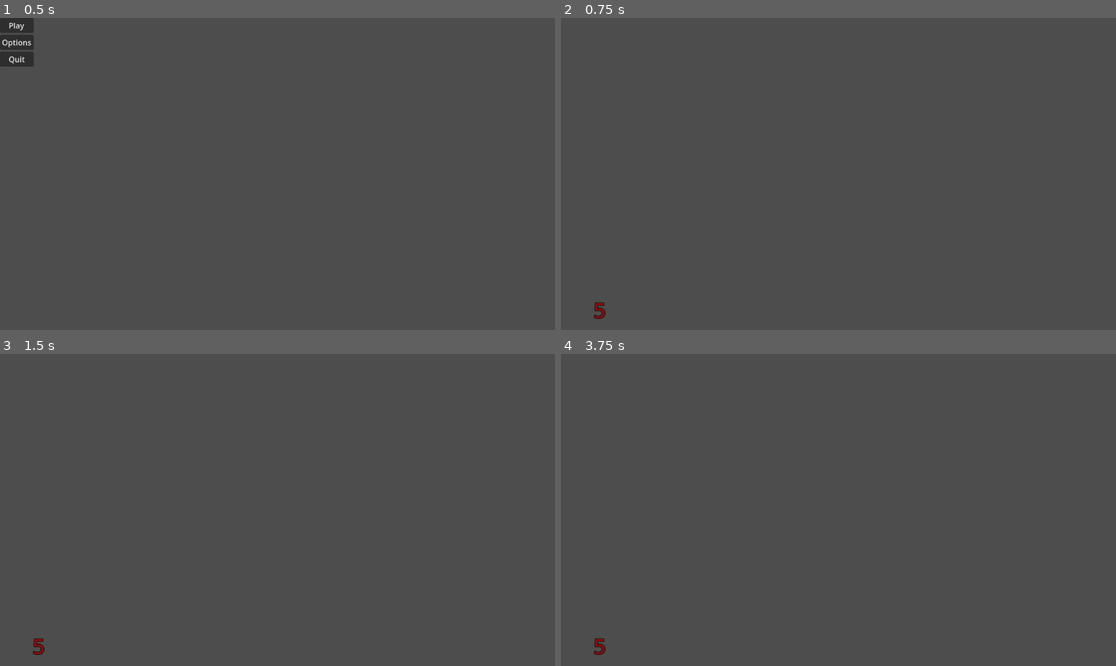
Above: before the commit, frames 1-4 (two rows, left to right).
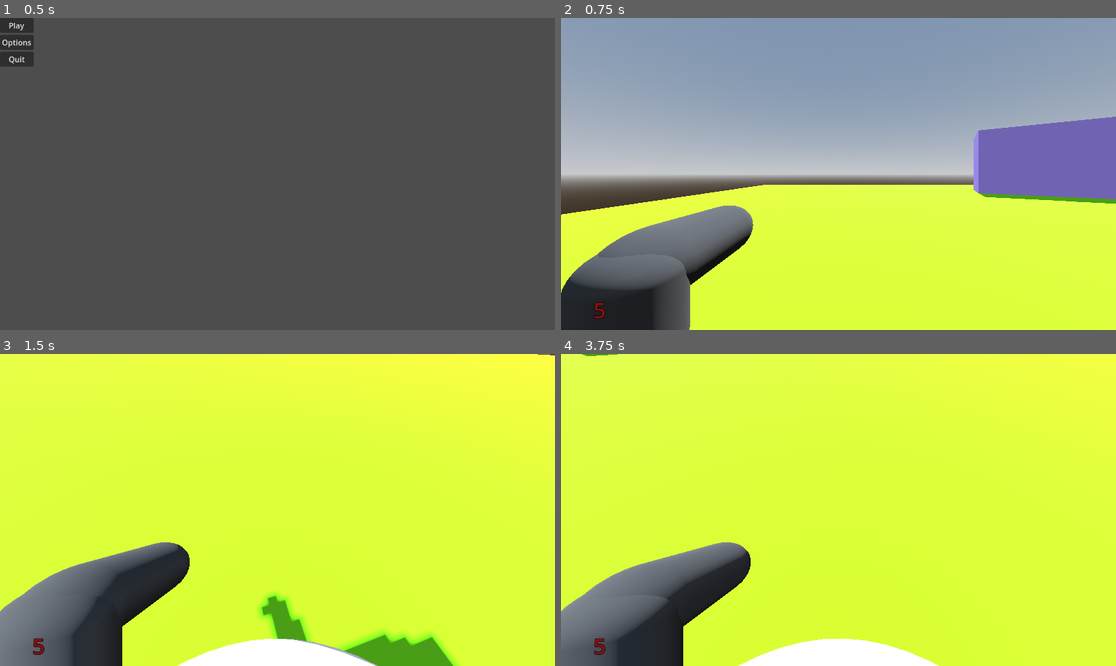
Above: after the commit, the same moments.

Repository: covmoore/potions_and_arsenals
Game: Godot game, scene res://scenes/MainMenu.tscn
The game is run twice, just before and just after one commit, with the same random seed, the same clock (stepped at 60 frames per second) and the same inputs.
Inputs (mouse positions are in pixels of both pictures, inside the frame that each line leads up to):
- Up to frame 1 (0.5 s): no input
- Up to frame 2 (0.75 s): click "Play" at 0.5 s
- Up to frame 3 (1.5 s): tap Enter at 1.25 s; move the mouse to (399, 494) at 1.27 s; hold D (move_right) from 1.28 s (still down); tap V at 1.35 s; click (399, 494) at 1.42 s
- Up to frame 4 (3.75 s): tap Space (jump) at 1.52, 2.27, 2.75 s; move the mouse to (727, 525) at 2.02 s; release D (move_right) at 2.03 s; hold S (move_backwards) 2.03-2.78 s; click (727, 525) at 2.1 s; tap V at 2.3, 2.85, 3.6 s; move the mouse to (894, 441) at 2.77 s; hold D (move_right) 2.78-3.53 s; click (894, 441) at 2.92 s; move the mouse to (810, 572) at 3.52 s; hold W (move_forward) from 3.53 s (still down); click (810, 572) at 3.67 s

Frame 1 is identical in both runs. In frame 2, 97% of the frame differs, in the area x 0-100%, y 0-100%; in frame 3, 98%; in frame 4, 98%.
Error before the commit: Parse Error: Identifier "player_instance" not declared in the current scope. (res://scenes/world.gd:18)
Error after the commit: Invalid assignment of property or key 'visible' with value of type 'bool' on a base object of type 'null instance'. (res://UI/PlayerUI.gd:10)

Commit message:
enemies now spawn over time in spawn areas

Diff:
--- a/UI/PlayerUI.gd
+++ b/UI/PlayerUI.gd
@@ -14,24 +14,5 @@
 func _on_player_player_died():
 	game_over_text.visible = true
 
-func _on_player_player_hit(dmg):
-	health_text.text = "%1d" % dmg
-
-func _input(event):
-	if event is InputEventKey:
-		if event.pressed and event.physical_keycode == KEY_V and (player.current_state == player.PLAYER_STATE.ACTIVE
-																or player.current_state == player.PLAYER_STATE.INVENTORY):
-			inventory_ui.visible = not inventory_ui.visible
-			#show the cursor if not shown
-			if inventory_ui.visible:
-				player.current_state = player.PLAYER_STATE.INVENTORY
-				Input.set_mouse_mode(Input.MOUSE_MODE_VISIBLE)
-			else:
-				player.current_state = player.PLAYER_STATE.ACTIVE
-				Input.set_mouse_mode(Input.MOUSE_MODE_CAPTURED)
-
-
-func _on_world_player_created(player_path):
-	player = get_node(player_path)
-	player.connect("player_hit", _on_player_player_hit)
-	player.connect("player_died", _on_player_player_died)
+func _on_player_player_hit(health):
+	health_text.text = "%1d" % health
--- a/model_scenes/enemy.gd
+++ b/model_scenes/enemy.gd
@@ -12,8 +12,6 @@
 @onready var collider = $CollisionShape3D
 @onready var world = $".."
 
-signal enemy_died
-
 func _ready():
 	pass
 
@@ -26,6 +24,7 @@
 		velocity = (next_nav_point - global_transform.origin).normalized() * SPEED
 		move_and_slide()
 		if _target_in_range():
+			print("IS IN RANGE")
 			var current_time = Time.get_ticks_msec()
 			if abs(current_time - last_attacked) > HIT_SPEED:
 				player.hit(1)
@@ -41,6 +40,5 @@
 		queue_free()
 
 
-func _on_world_player_created():
-	print("PLAYER CREATED")
+func _on_world_player_created(player_path):
 	player = get_node(player_path)
--- a/model_scenes/player.tscn
+++ b/model_scenes/player.tscn
@@ -35,6 +35,7 @@
 
 [node name="Camera3D" type="Camera3D" parent="Head"]
 transform = Transform3D(1, 0, 0, 0, 1, 0, 0, 0, 1, 0, -0.541225, -0.399508)
+cull_mask = 1032191
 fov = 80.0
 
 [node name="TemHandGun" parent="Head/Camera3D" instance=ExtResource("2_nlt3j")]
--- a/model_scenes/temp_enemy.tscn
+++ b/model_scenes/temp_enemy.tscn
@@ -42,15 +42,15 @@
 script = ExtResource("1_v4k3s")
 
 [node name="MeshInstance3D" type="MeshInstance3D" parent="."]
-transform = Transform3D(-1, 0, -8.74228e-08, 0, 1, 0, 8.74228e-08, 0, -1, -0.0101033, 0, 0.513435)
+transform = Transform3D(-1, 0, -8.74228e-08, 0, 1, 0, 8.74228e-08, 0, -1, 0, 0, 0)
 mesh = SubResource("CapsuleMesh_g28yy")
 
 [node name="MeshInstance3D2" type="MeshInstance3D" parent="."]
-transform = Transform3D(-1, 0, -8.74228e-08, 0, 1, 0, 8.74228e-08, 0, -1, -0.227574, 0.674713, 0.128359)
+transform = Transform3D(-1, 0, -8.74228e-08, 0, 1, 0, 8.74228e-08, 0, -1, -0.228, 0.675, -0.369706)
 mesh = SubResource("SphereMesh_a2tyq")
 
 [node name="MeshInstance3D3" type="MeshInstance3D" parent="."]
-transform = Transform3D(-1, 0, -8.74228e-08, 0, 1, 0, 8.74228e-08, 0, -1, 0.222523, 0.674713, 0.128359)
+transform = Transform3D(-1, 0, -8.74228e-08, 0, 1, 0, 8.74228e-08, 0, -1, 0.222523, 0.674713, -0.381503)
 mesh = SubResource("SphereMesh_a2tyq")
 
 [node name="CollisionShape3D" type="CollisionShape3D" parent="."]
--- a/scenes/Level1.tscn
+++ b/scenes/Level1.tscn
@@ -1,8 +1,8 @@
 [gd_scene load_steps=16 format=3 uid="uid://buyhvh6k31qu7"]
 
 [ext_resource type="Script" path="res://scenes/world.gd" id="1_aaeb4"]
-[ext_resource type="PackedScene" uid="uid://driaaxhm5pppt" path="res://model_scenes/temp_enemy.tscn" id="1_cs7gb"]
 [ext_resource type="PackedScene" uid="uid://cty3y68hwt6jn" path="res://model_scenes/player_spawn_point.tscn" id="2_c2mix"]
+[ext_resource type="PackedScene" uid="uid://5wpla3btmto1" path="res://model_scenes/enemy_spawn_area.tscn" id="5_1qsfv"]
 [ext_resource type="Script" path="res://UI/PlayerUI.gd" id="5_6kfod"]
 [ext_resource type="Script" path="res://UI/Inventory.gd" id="6_7giy0"]
 [ext_resource type="PackedScene" path="res://scenes/slot.tscn" id="6_8582x"]
@@ -93,18 +93,6 @@
 use_collision = true
 material = SubResource("StandardMaterial3D_6mppw")
 
-[node name="TempEnemy" parent="." instance=ExtResource("1_cs7gb")]
-transform = Transform3D(-0.974668, 0, -0.223658, 0, 1, 0, 0.223658, 0, -0.974668, 0, 1.10625, 13.1442)
-
-[node name="TempEnemy2" parent="." instance=ExtResource("1_cs7gb")]
-transform = Transform3D(-0.391695, 0, -0.920095, 0, 1, 0, 0.920095, 0, -0.391695, 11.0141, 1.10625, 9.16435)
-
-[node name="TempEnemy3" parent="." instance=ExtResource("1_cs7gb")]
-transform = Transform3D(0.520399, 0, -0.853924, 0, 1, 0, 0.853924, 0, 0.520399, 18.1917, 0.942921, -7.18677)
-
-[node name="TempEnemy4" parent="." instance=ExtResource("1_cs7gb")]
-transform = Transform3D(0.921335, 0, -0.38877, 0, 1, 0, 0.38877, 0, 0.921335, 3.71624, 0.942921, -15.3612)
-
 [node name="PlayerUI" type="Control" parent="."]
 layout_mode = 3
 anchors_preset = 0
@@ -147,4 +135,13 @@
 horizontal_alignment = 1
 vertical_alignment = 1
 
-[connection signal="player_created" from="." to="TempEnemy" method="_on_world_player_created"]
+[node name="enemy_spawn_areas" type="Node3D" parent="."]
+
+[node name="EnemySpawnArea" parent="enemy_spawn_areas" instance=ExtResource("5_1qsfv")]
+transform = Transform3D(4.85252, 0, 0, 0, 2.1, 0, 0, 0, 5.59192, -3.08046, 0.0880904, 20.5988)
+
+[node name="EnemySpawnArea2" parent="enemy_spawn_areas" instance=ExtResource("5_1qsfv")]
+transform = Transform3D(7.99568, 0, 0, 0, 2.1, 0, 0, 0, 4.59062, 11.5965, 0.0880904, -8.95196)
+
+[node name="EnemySpawnArea3" parent="enemy_spawn_areas" instance=ExtResource("5_1qsfv")]
+transform = Transform3D(-1.85856, 0, -3.542, 0, 2.1, 0, 3.542, 0, -1.85856, 23.8161, 0.0880904, 10.7286)
--- a/scenes/world.gd
+++ b/scenes/world.gd
@@ -1,16 +1,26 @@
 extends Node3D
 
 @onready var player_spawn_point = $PlayerSpawnPoint
+@onready var enemy_spawn_areas = $enemy_spawn_areas
 
 var player = load("res://model_scenes/player.tscn")
+var player_instance = null
+var enemy = load("res://model_scenes/temp_enemy.tscn")
+var rng = null
+var spawn_areas = null
+var timer = 0.0
+
 signal player_created
 # Called when the node enters the scene tree for the first time.
 func _ready():
-	var player_instance = player.instantiate()
+	player_spawn_point.visible = false
+	player_instance = player.instantiate()
 	player_instance.position = player_spawn_point.global_position
 	player_instance.basis = player_spawn_point.global_transform.basis
 	add_child(player_instance)
-	emit_signal("player_created")
+	emit_signal("player_created", player_instance.get_path())
+	spawn_areas = enemy_spawn_areas.get_children()
+	rng = RandomNumberGenerator.new()
 
 
 # Called every frame. 'delta' is the elapsed time since the previous frame.
@@ -18,33 +28,18 @@
 	if player_instance != null && rng != null && spawn_areas != null:
 		var randNum = rng.randi_range(0, enemy_spawn_areas.get_child_count()-1)
 		var spawn = spawn_areas[randNum]
-
-		if enemy_count <= ENEMY_NUM_TRIGGER && enemy_spawn_state == SPAWN_STATE.NO_SPAWN:
-			if delay_created == false:
-				spawn_delay = rng.randi_range(0.5, 2)
-				delay_created = true
-			enemy_spawn_state = SPAWN_STATE.SPAWN
-		if enemy_spawn_state == SPAWN_STATE.SPAWN:
-			timer += delta
-			if timer >= spawn_delay:
-				timer = 0.0
-				print("create enemy!")
-				var enemy_instance = enemy.instantiate()
-				var halfHeightX = ((spawn.scale.x) * sqrt(2)) / 4
-				var halfHeightZ = ((spawn.scale.z) * sqrt(2)) / 4
-				enemy_instance.position = Vector3(
-					rng.randi_range(spawn.global_position.x - halfHeightX, spawn.global_position.x + halfHeightX),
-					spawn.global_position.y + (enemy_instance.scale.y / 2),
-					rng.randi_range(spawn.global_position.z - halfHeightZ, spawn.global_position.z + halfHeightZ)
-				)
-				enemy_instance.basis = player_instance.transform.basis
-				enemy_instance.player = player_instance
-				add_child(enemy_instance)
-				enemy_instance.connect("enemy_died", _on_enemy_enemy_died)
-				enemy_count += 1
-			if enemy_count >= max_enemies:
-				enemy_spawn_state = SPAWN_STATE.NO_SPAWN
-				delay_created = false
-
-func _on_enemy_enemy_died():
-	enemy_count -= 1
+		timer += delta
+		if timer >= 2.0:
+			timer = 0.0
+			var enemy_instance = enemy.instantiate()
+			var halfHeightX = ((spawn.scale.x) * sqrt(2)) / 4
+			var halfHeightZ = ((spawn.scale.z) * sqrt(2)) / 4
+			enemy_instance.position = Vector3(
+				rng.randi_range(spawn.global_position.x - halfHeightX, spawn.global_position.x + halfHeightX),
+				spawn.global_position.y + (enemy_instance.scale.y / 2),
+				rng.randi_range(spawn.global_position.z - halfHeightZ, spawn.global_position.z + halfHeightZ)
+			)
+			enemy_instance.basis = player_instance.transform.basis
+			enemy_instance.player = player_instance
+			add_child(enemy_instance)
+		#enemy.postion = Vector3(spawn.get_child_node($MeshInstance3D).shape.radius)
